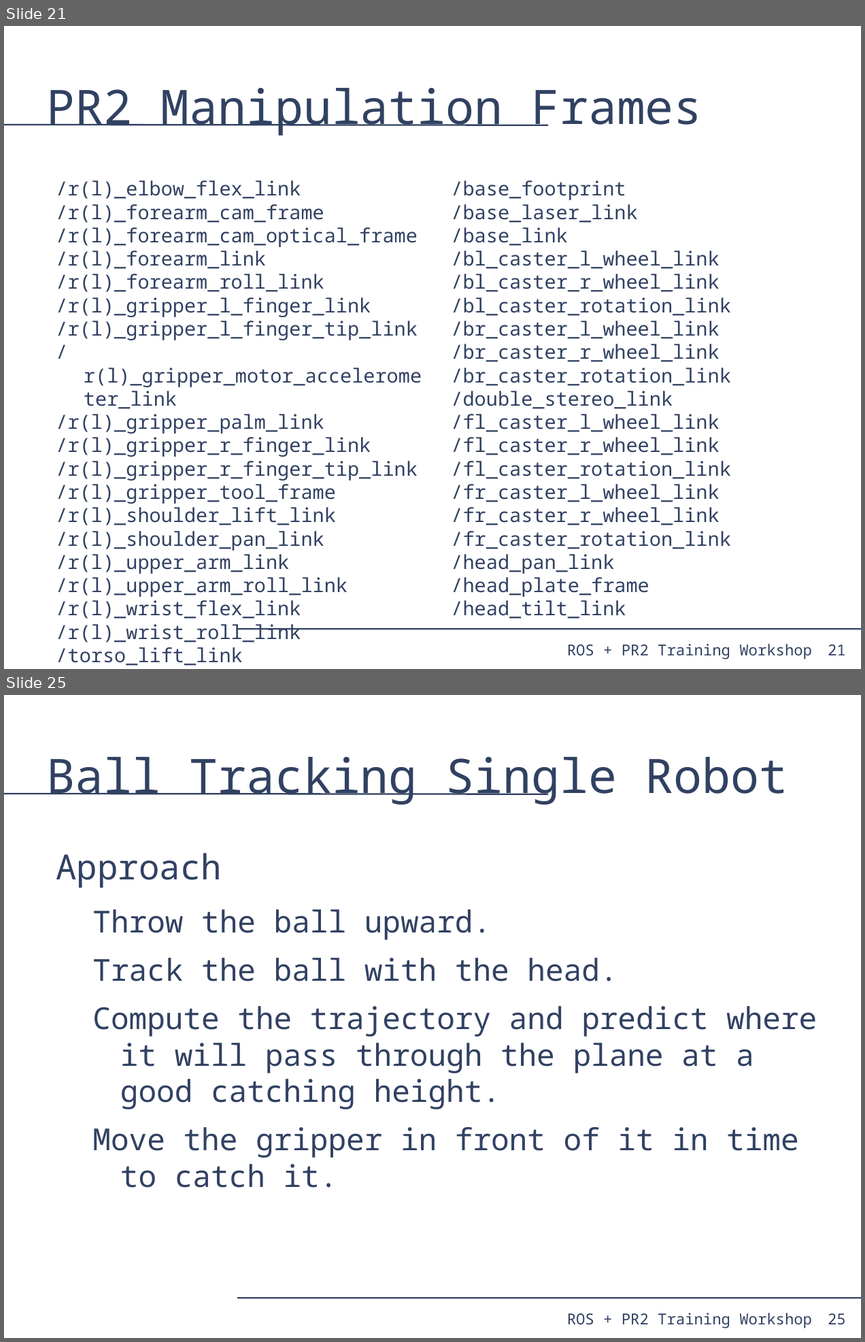
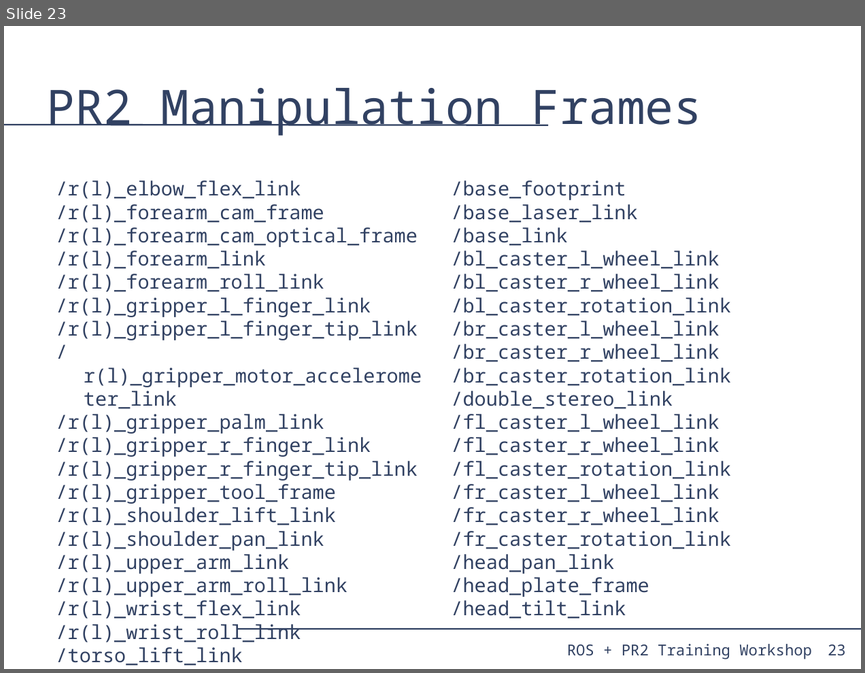
Before and after one commit to PR2/pr2_docs, a slide deck: pr2_training_workshop/tf/tf_training.odp. Shown one above the other, each under a label of ours: slides 21 and 25 before the commit, slide 23 after it; the slides between them are not shown. The pictures are 865x1342 and 865x673 pixels, drawn with LibreOffice and Linux fonts; fonts in the diff are those of the drawing. Boxes give left, top, right and bottom in pixels: in the first picture for what was removed or moved away, otherwise in the second. Text is boxed around its words. In the diff, an @@ line names an element or a change of style, - is before the commit and + after.

```diff
--- a/pr2_training_workshop/tf/tf_training.odp
+++ b/pr2_training_workshop/tf/tf_training.odp
@@ slide 25 removed at [4,695,861,1338], background #FFFFFF; not listed: 4 template elements that a slide beside it also shows @@
@@ title removed at [47,757,788,804] @@
-Ball Tracking Single Robot
@@ text removed at [56,853,817,1187] @@
-Approach
-Throw the ball upward.
-Track the ball with the head.
-Compute the trajectory and predict where it will pass through the plane at a good catching height.
-Move the gripper in front of it in time to catch it.
@@ what was slide 21 is now slide 23 @@
@@ page number at [827,644,846,655]: text changed @@
-21
+23
```
Also in this commit, not shown: 8 slides changed, 6 slides added, 13 other slides removed, 1 other file.
